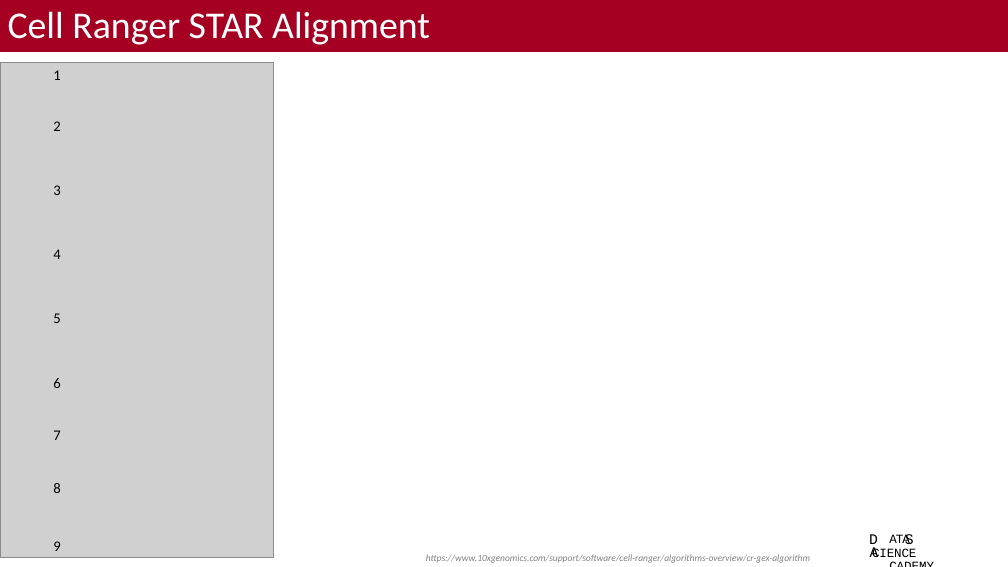
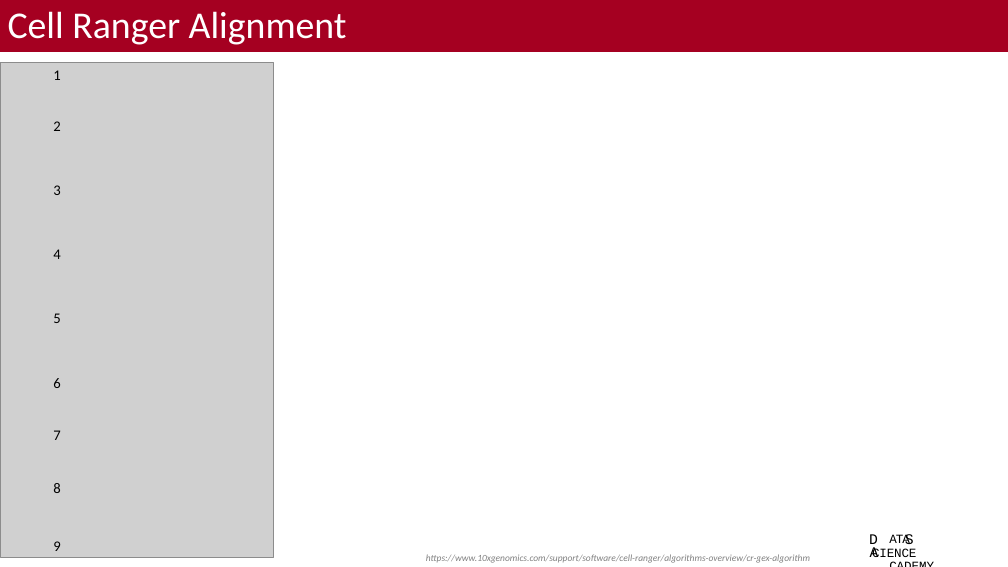
Before and after one commit to bacorli2/scrna_workshop, a slide deck: slide 3 of M2_CellRanger_Alignment/M2_CellRanger.pptx. Drawn at 1008x567 pixels with LibreOffice and Linux fonts; fonts in the diff are those of the drawing; grey boxes stand for pictures; background and template pictures are left out. Boxes give left, top, right and bottom in pixels: in the first picture for what was removed or moved away, otherwise in the second. Text is boxed around its words. In the diff, an @@ line names an element or a change of style, - is before the commit and + after.

```diff
--- a/M2_CellRanger_Alignment/M2_CellRanger.pptx
+++ b/M2_CellRanger_Alignment/M2_CellRanger.pptx
@@ title at bbox=[8, 11, 347, 45]: text changed @@
-Cell Ranger STAR Alignment
+Cell Ranger Alignment
```
Also in this commit, not shown: 2 other slides changed.
